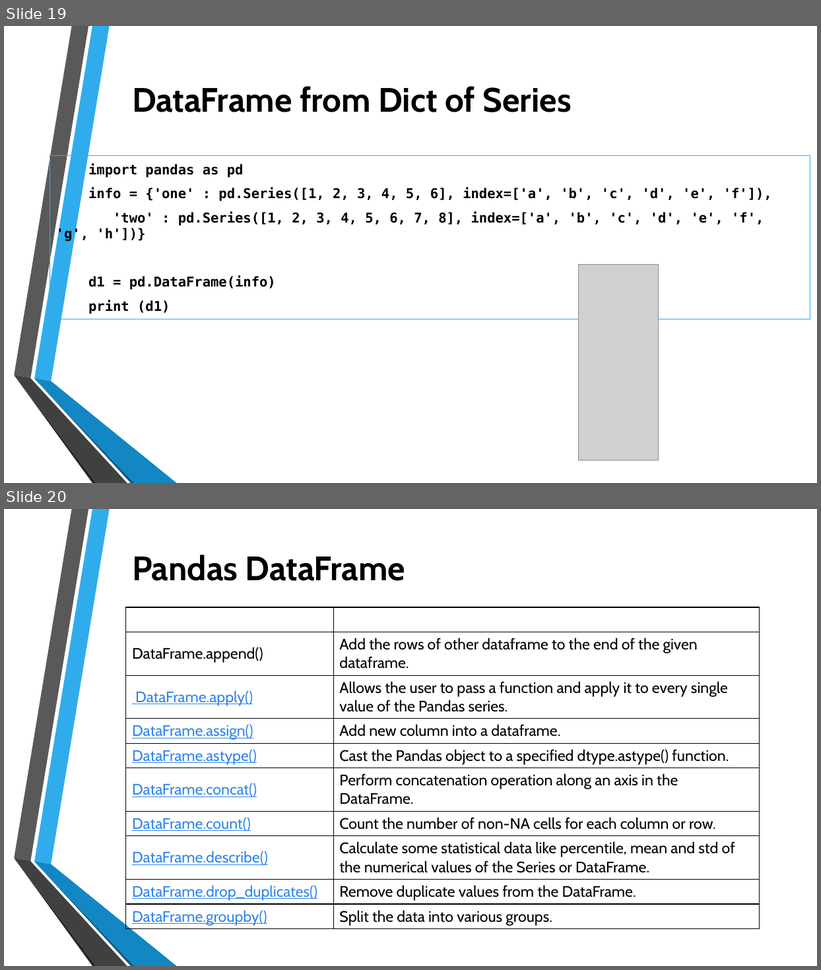
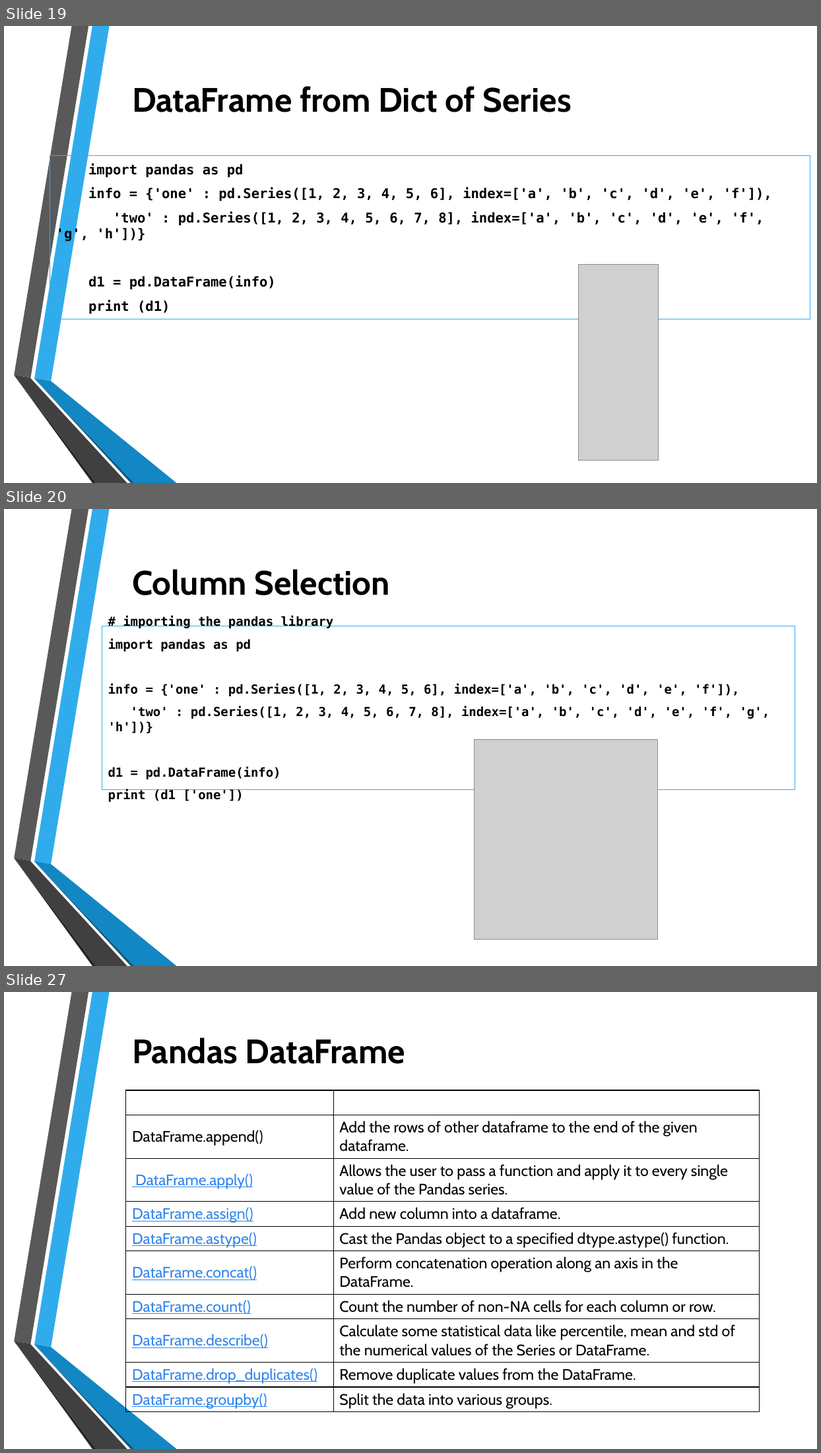
Before and after one commit to thetnaingtunerp/dax, a slide deck: PythonDAX/Data Analysis with Python.pptx. Shown one above the other, each under a label of ours: slides 19 and 20 before the commit, slides 19, 20 and 27 after it; the slides between them are not shown. The pictures are 821x970 and 821x1453 pixels, drawn with LibreOffice and Linux fonts; fonts in the diff are those of the drawing; grey boxes stand for pictures; background and template pictures are left out. Boxes give left, top, right and bottom in pixels: in the first picture for what was removed or moved away, otherwise in the second. Text is boxed around its words. In the diff, an @@ line names an element or a change of style, - is before the commit and + after.

```diff
--- a/PythonDAX/Data Analysis with Python.pptx
+++ b/PythonDAX/Data Analysis with Python.pptx
@@ slide 20 added at (4, 509, 817, 966), background picture (left out); not listed: 6 template elements that a slide beside it also shows @@
@@ title added at (132, 569, 390, 595), 40 pt, text #000000, bold @@
+Column Selection
@@ text added at (102, 626, 796, 789), outline #30ACEC 0.75 pt, 14.8 pt, text #000000, bold @@
+# importing the pandas library
+import pandas as pd
+info = {'one' : pd.Series([1, 2, 3, 4, 5, 6], index=['a', 'b', 'c', 'd', 'e', 'f']),
+'two' : pd.Series([1, 2, 3, 4, 5, 6, 7, 8], index=['a', 'b', 'c', 'd', 'e', 'f', 'g', 'h'])}
+d1 = pd.DataFrame(info)
+print (d1 ['one'])
@@ picture added at (475, 739, 658, 940) @@
@@ what was slide 20 is now slide 27 @@
```
Also in this commit, not shown: 6 other slides added, 1 other file.
